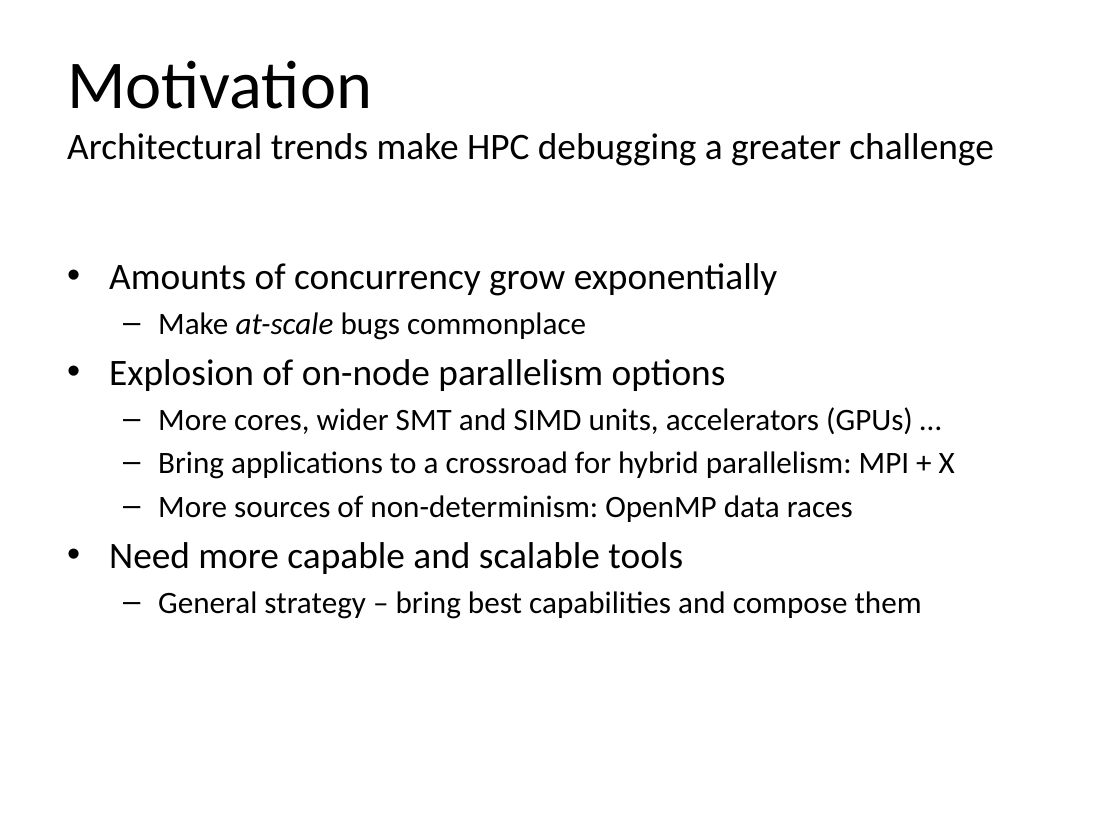
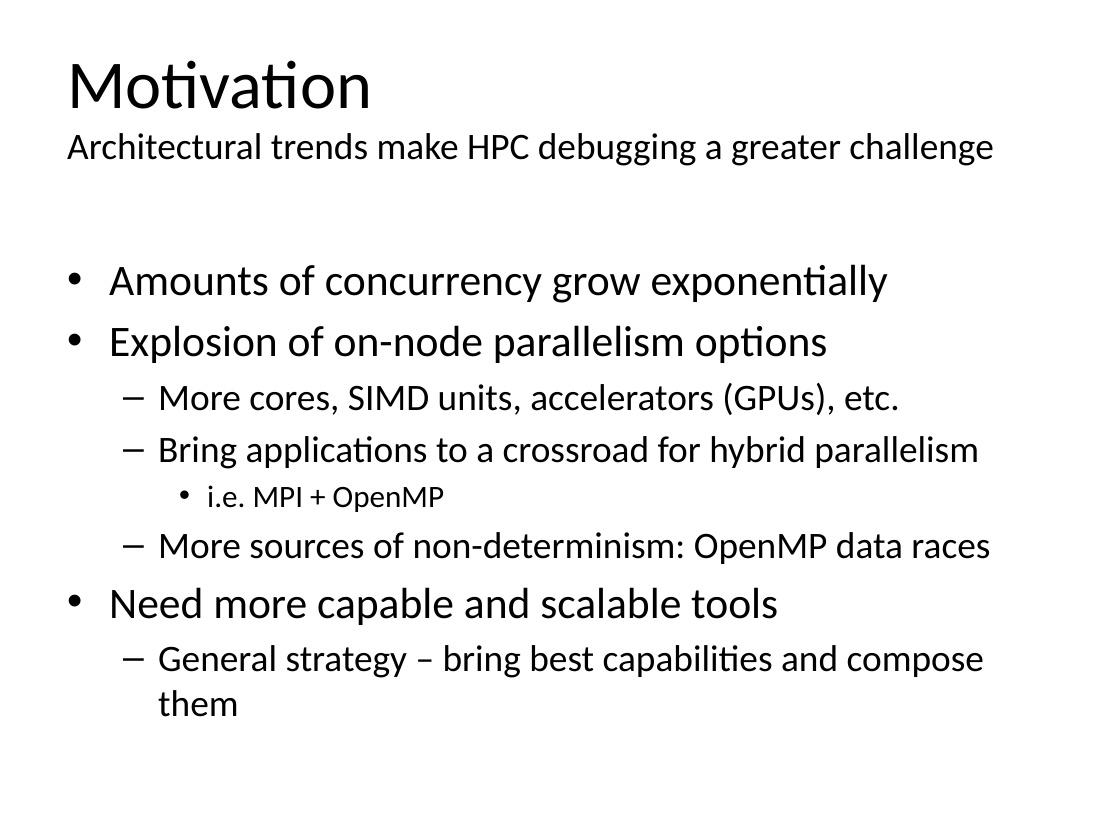
Before and after one commit to simoatze/oral_qualifier, a slide deck: slide 3 of presentation/presentation.pptx (slide 2 before the commit). Drawn at 1120x840 pixels with LibreOffice and Linux fonts; fonts in the diff are those of the drawing. Boxes give left, top, right and bottom in pixels: in the first picture for what was removed or moved away, otherwise in the second. Text is boxed around its words. In the diff, an @@ line names an element or a change of style, - is before the commit and + after.

Commit message:
work in progress presentation:

```diff
--- a/presentation/presentation.pptx
+++ b/presentation/presentation.pptx
@@ text at (x1=109, y1=264, x2=990, y2=717): size 24 to 28 pt in "Amounts of concurrency grow exponentially", "Explosion of on-node parallelism options", "Need more capable and scalable tools"; size 20 to 24 pt in "More sources of non-determinism: OpenMP data races", "General strategy – bring best capabilities and ..." @@
@@ text at (x1=158, y1=312, x2=586, y2=340): paragraph removed @@
-  – Make at-scale bugs commonplace
@@ text at (x1=158, y1=383, x2=979, y2=512): text changed; size 20 to 24 pt @@
-  – More cores, wider SMT and SIMD units, accelerators (GPUs) …
-  – Bring applications to a crossroad for hybrid parallelism: MPI + X
+  – More cores, SIMD units, accelerators (GPUs), etc.
+  – Bring applications to a crossroad for hybrid parallelism
+    • i.e. MPI + OpenMP
```
Also in this commit, not shown: 8 slides added.
